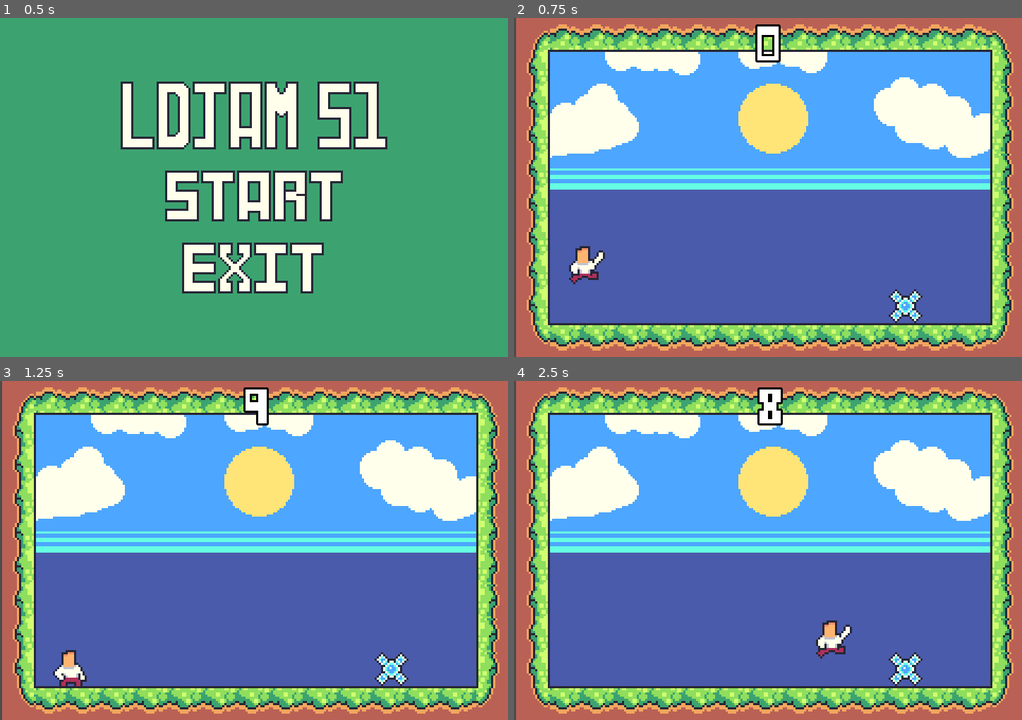
Above: before the commit, frames 1-4 (two rows, left to right).
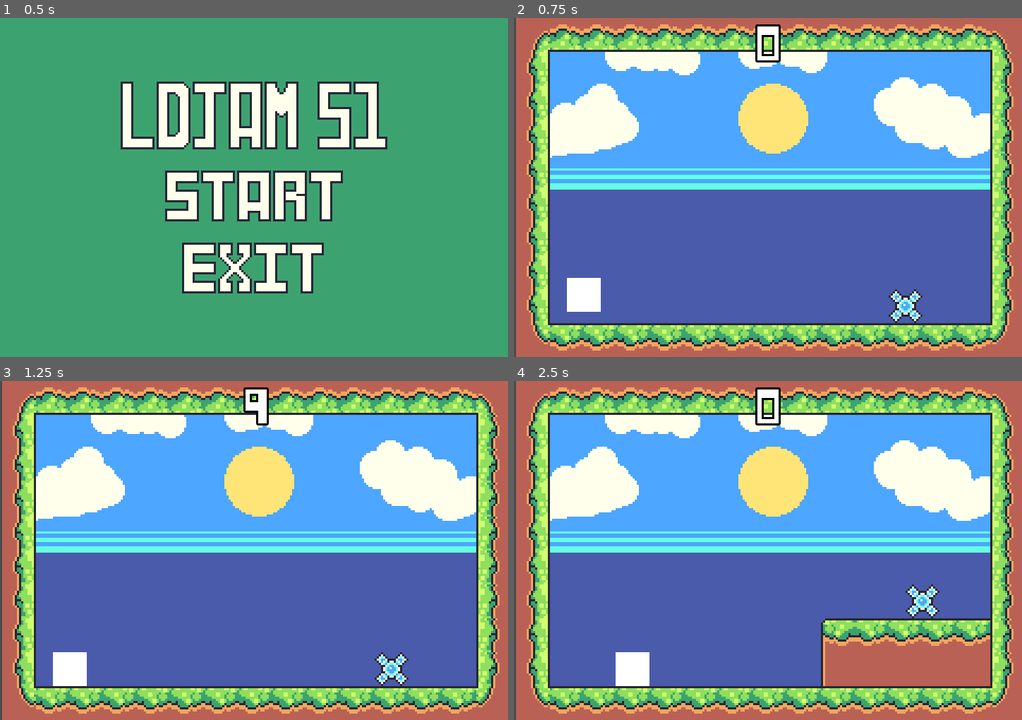
Above: after the commit, the same moments.

Repository: CaresleGames/LDJam51
Game: Godot game, scene res://src/UI/Title/Title.tscn
The game is run twice, just before and just after one commit, with the same random seed, the same clock (stepped at 60 frames per second) and the same inputs. Before the commit the project has no main scene; this scene is started directly in both runs.
Inputs (mouse positions are in pixels of both pictures, inside the frame that each line leads up to):
- Up to frame 1 (0.5 s): no input
- Up to frame 2 (0.75 s): click (768, 194) at 0.5 s
- Up to frame 3 (1.25 s): no input
- Up to frame 4 (2.5 s): tap Enter at 1.25 s; hold Right (ui_right) from 1.28 s (still down)

Frame 1 is identical in both runs. In frame 2, 1.1% of the frame differs, in the area x 10-18%, y 67-87%; in frame 3, 0.5%; in frame 4, 8.1%, in the area x 20-94%, y 1-90%.

Commit message:
Add final screen

Diff:
--- a/project.godot
+++ b/project.godot
@@ -87,6 +87,7 @@
 [application]
 
 config/name="LDJam51"
+run/main_scene="res://src/UI/Title/Title.tscn"
 config/icon="res://icon.png"
 
 [autoload]
--- a/src/Levels/Level7.tscn
+++ b/src/Levels/Level7.tscn
@@ -5,8 +5,9 @@
 [ext_resource path="res://src/Objects/DangerObject/DangerSmallObject.tscn" type="PackedScene" id=3]
 
 [node name="Level7" instance=ExtResource( 1 )]
+next_level = "res://src/UI/Final/Final.tscn"
 
-[node name="TileMapLevel" parent="." index="1"]
+[node name="TileMapLevel" parent="." index="2"]
 tile_data = PoolIntArray( 0, 17, 0, 1, 23, 0, 2, 23, 0, 3, 23, 0, 4, 23, 0, 5, 23, 0, 6, 23, 0, 7, 23, 0, 8, 23, 0, 9,  …(810 unchanged characters)…
 
 [node name="DangerSmallObject" parent="DangerObjects" index="0" instance=ExtResource( 3 )]
@@ -18,5 +19,5 @@
 [node name="DangerObject" parent="DangerObjects" index="2" instance=ExtResource( 2 )]
 position = Vector2( 143, 80 )
 
-[node name="Goal" parent="." index="4"]
+[node name="Goal" parent="." index="5"]
 position = Vector2( 24, 32 )
--- a/src/Player/Air.gd
+++ b/src/Player/Air.gd
@@ -3,11 +3,9 @@
 
 func enter(msg := {}) -> void:
 	print('air state')
-	player.anim.play("Air")
 	if msg.has("jump"):
 		if msg["jump"]:
 			player.velocity.y = -player.jump_height
-			player.anim.play("Jump")
 
 
 func physics_update(delta : float) -> void:
--- a/src/Player/Idle.gd
+++ b/src/Player/Idle.gd
@@ -3,7 +3,6 @@
 
 func enter(_msg := {}) -> void:
 	player.velocity = Vector2.ZERO
-	player.anim.play("Idle")
 
 
 func physics_update(_delta: float) -> void:
--- a/src/Player/Player.gd
+++ b/src/Player/Player.gd
@@ -21,8 +21,6 @@
 onready var raycast_center : RayCast2D = $RaycastGroup/Center
 onready var raycast_right : RayCast2D = $RaycastGroup/Right
 
-onready var anim : AnimationPlayer = $Anim
-onready var sprite : Sprite = $Sprite
 
 func _ready() -> void:
 	add_to_group(Groups.player)
@@ -55,4 +53,3 @@
 		direction = -1
 	else:
 		velocity.x = lerp(velocity.x, 0, fri)
-	sprite.scale.x = direction
--- a/src/Player/Player.tscn
+++ b/src/Player/Player.tscn
@@ -1,6 +1,6 @@
-[gd_scene load_steps=14 format=2]
+[gd_scene load_steps=8 format=2]
 
-[ext_resource path="res://assets/player.png" type="Texture" id=1]
+[ext_resource path="res://assets/16x16.png" type="Texture" id=1]
 [ext_resource path="res://src/Player/Player.gd" type="Script" id=2]
 [ext_resource path="res://src/StateMachine/StateMachine.gd" type="Script" id=3]
 [ext_resource path="res://src/Player/Air.gd" type="Script" id=4]
@@ -10,107 +10,12 @@
 [sub_resource type="RectangleShape2D" id=1]
 extents = Vector2( 6, 8 )
 
-[sub_resource type="Animation" id=7]
-resource_name = "Air"
-length = 0.1
-tracks/0/type = "value"
-tracks/0/path = NodePath("Sprite:frame")
-tracks/0/interp = 1
-tracks/0/loop_wrap = true
-tracks/0/imported = false
-tracks/0/enabled = true
-tracks/0/keys = {
-"times": PoolRealArray( 0 ),
-"transitions": PoolRealArray( 1 ),
-"update": 1,
-"values": [ 10 ]
-}
-
-[sub_resource type="Animation" id=5]
-resource_name = "Death"
-length = 0.4
-tracks/0/type = "value"
-tracks/0/path = NodePath("Sprite:frame")
-tracks/0/interp = 1
-tracks/0/loop_wrap = true
-tracks/0/imported = false
-tracks/0/enabled = true
-tracks/0/keys = {
-"times": PoolRealArray( 0, 0.1, 0.2 ),
-"transitions": PoolRealArray( 1, 1, 1 ),
-"update": 1,
-"values": [ 4, 5, 6 ]
-}
-
-[sub_resource type="Animation" id=2]
-resource_name = "Idle"
-tracks/0/type = "value"
-tracks/0/path = NodePath("Sprite:frame")
-tracks/0/interp = 1
-tracks/0/loop_wrap = true
-tracks/0/imported = false
-tracks/0/enabled = true
-tracks/0/keys = {
-"times": PoolRealArray( 0 ),
-"transitions": PoolRealArray( 1 ),
-"update": 1,
-"values": [ 0 ]
-}
-
-[sub_resource type="Animation" id=6]
-resource_name = "Jump"
-length = 0.4
-tracks/0/type = "value"
-tracks/0/path = NodePath("Sprite:frame")
-tracks/0/interp = 1
-tracks/0/loop_wrap = true
-tracks/0/imported = false
-tracks/0/enabled = true
-tracks/0/keys = {
-"times": PoolRealArray( 0, 0.1, 0.2, 0.3 ),
-"transitions": PoolRealArray( 1, 1, 1, 1 ),
-"update": 1,
-"values": [ 7, 8, 9, 10 ]
-}
-
-[sub_resource type="Animation" id=3]
-length = 0.001
-tracks/0/type = "value"
-tracks/0/path = NodePath("Sprite:frame")
-tracks/0/interp = 1
-tracks/0/loop_wrap = true
-tracks/0/imported = false
-tracks/0/enabled = true
-tracks/0/keys = {
-"times": PoolRealArray( 0 ),
-"transitions": PoolRealArray( 1 ),
-"update": 0,
-"values": [ 0 ]
-}
-
-[sub_resource type="Animation" id=4]
-resource_name = "Run"
-length = 0.4
-loop = true
-tracks/0/type = "value"
-tracks/0/path = NodePath("Sprite:frame")
-tracks/0/interp = 1
-tracks/0/loop_wrap = true
-tracks/0/imported = false
-tracks/0/enabled = true
-tracks/0/keys = {
-"times": PoolRealArray( 0, 0.1, 0.2 ),
-"transitions": PoolRealArray( 1, 1, 1 ),
-"update": 1,
-"values": [ 1, 2, 3 ]
-}
-
 [node name="Player" type="KinematicBody2D"]
 collision_mask = 2
 collision/safe_margin = 0.001
 moving_platform_apply_velocity_on_leave = 2
 script = ExtResource( 2 )
-speed = 100
+speed = 150
 speed_acc = 65.0
 speed_fri = 0.8
 speed_air_acc = 6.0
@@ -119,9 +24,7 @@
 jump_height = 150.0
 
 [node name="Sprite" type="Sprite" parent="."]
-position = Vector2( 0, -8 )
 texture = ExtResource( 1 )
-hframes = 11
 
 [node name="CollisionShape2D" type="CollisionShape2D" parent="."]
 shape = SubResource( 1 )
@@ -158,12 +61,3 @@
 enabled = true
 cast_to = Vector2( 0, 16 )
 collision_mask = 2
-
-[node name="Anim" type="AnimationPlayer" parent="."]
-autoplay = "Idle"
-anims/Air = SubResource( 7 )
-anims/Death = SubResource( 5 )
-anims/Idle = SubResource( 2 )
-anims/Jump = SubResource( 6 )
-anims/RESET = SubResource( 3 )
-anims/Run = SubResource( 4 )
--- a/src/Player/Run.gd
+++ b/src/Player/Run.gd
@@ -3,7 +3,7 @@
 
 func enter(_msg := {}) -> void:
 	print('run')
-	player.anim.play("Run")
+
 
 func physics_update(_delta: float) -> void:
 	if player.is_complete:
--- a/src/UI/Final/Final.tscn
+++ b/src/UI/Final/Final.tscn
@@ -1,12 +1,26 @@
-[gd_scene load_steps=2 format=2]
+[gd_scene load_steps=3 format=2]
 
 [ext_resource path="res://assets/background_screen.png" type="Texture" id=1]
+[ext_resource path="res://assets/thanks.png" type="Texture" id=2]
 
 [node name="Final" type="Control"]
 anchor_right = 1.0
 anchor_bottom = 1.0
 
-[node name="TextureRect" type="TextureRect" parent="."]
-margin_right = 40.0
-margin_bottom = 40.0
+[node name="Background" type="TextureRect" parent="."]
+anchor_right = 1.0
+anchor_bottom = 1.0
+margin_right = -200.0
+margin_bottom = -120.0
 texture = ExtResource( 1 )
+
+[node name="CenterContainer" type="CenterContainer" parent="."]
+margin_right = 240.0
+margin_bottom = 160.0
+
+[node name="Message" type="TextureRect" parent="CenterContainer"]
+margin_left = 29.0
+margin_top = 52.0
+margin_right = 211.0
+margin_bottom = 108.0
+texture = ExtResource( 2 )
Binary file added: assets/thanks.png
Not shown, added: assets/thanks.png.import
